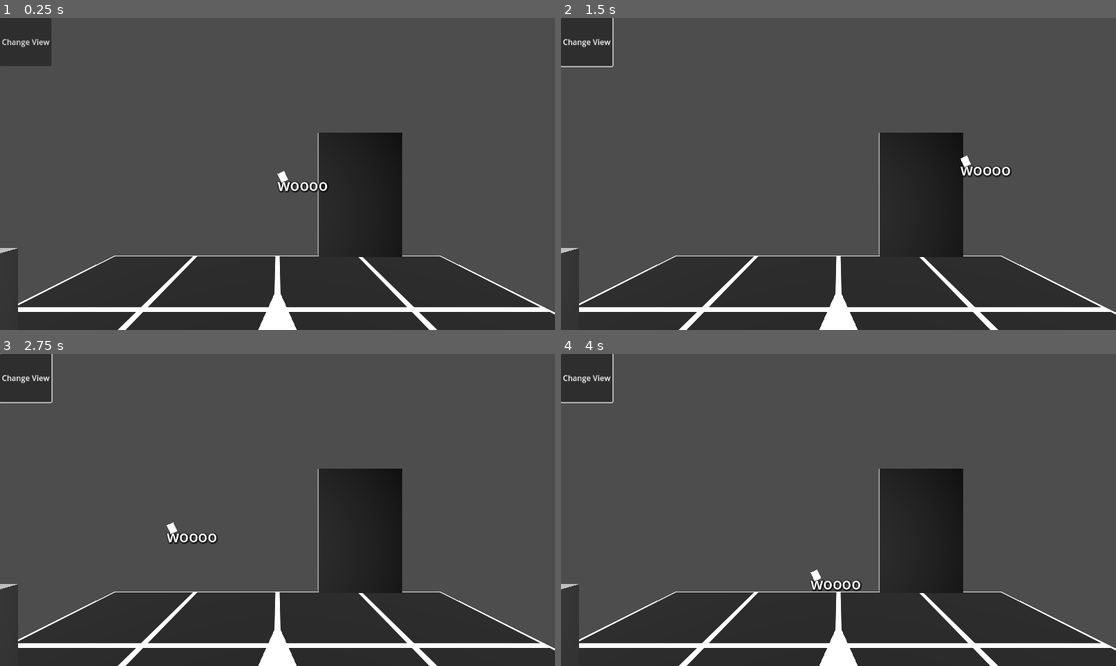
Above: before the commit, frames 1-4 (two rows, left to right).
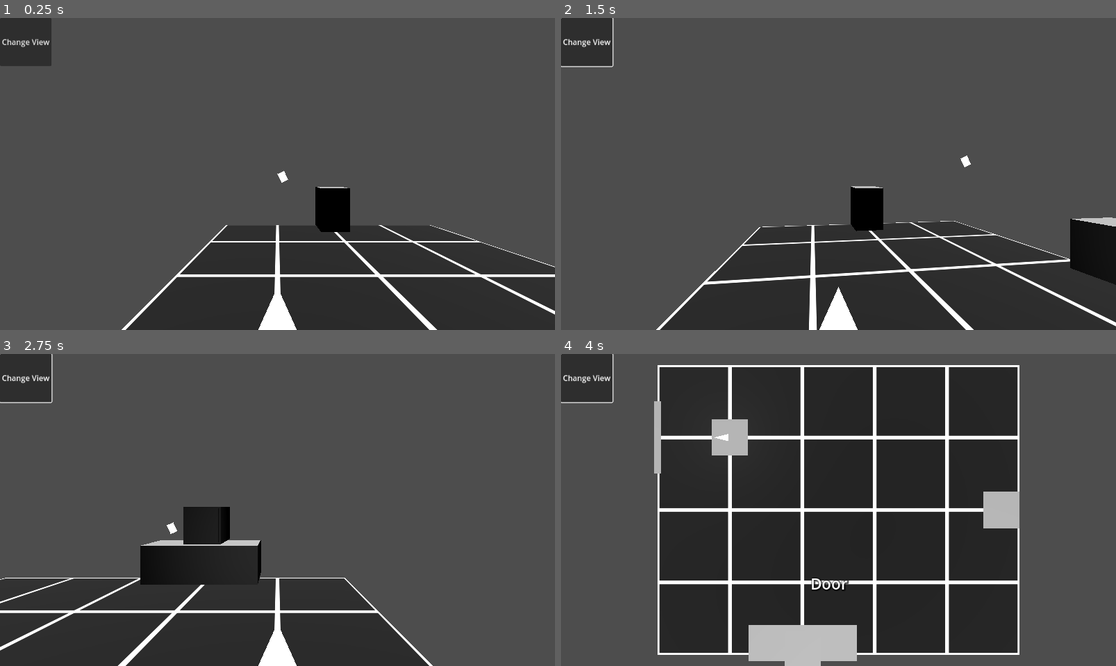
Above: after the commit, the same moments.

Repository: mabanana/pirate-jam-17
Game: Godot game, scene res://walking/main.tscn
Two runs of this game, one before a commit and one after it. Both use one fixed random seed, a clock stepped at 60 frames per second and the inputs below. The project has no main scene, so this scene is started directly.
Inputs (mouse positions are in pixels of both pictures, inside the frame that each line leads up to):
- Up to frame 1 (0.25 s): no input
- Up to frame 2 (1.5 s): click "Change View" at 0.5 s; tap Enter at 1.25 s; move the mouse to (960, 158) at 1.27 s; hold Right (ui_right) from 1.28 s (still down); click (960, 158) at 1.42 s
- Up to frame 3 (2.75 s): move the mouse to (166, 525) at 2.02 s; release Right (ui_right) at 2.03 s; hold Down (ui_down) from 2.03 s (still down)
- Up to frame 4 (4 s): tap Space at 2.75 s; move the mouse to (894, 441) at 2.77 s; release Down (ui_down) at 2.78 s; hold Right (ui_right) 2.78-3.53 s; move the mouse to (810, 572) at 3.52 s; hold Up (ui_up) from 3.53 s (still down); click (810, 572) at 3.67 s

The runs differ from the first frame. In frame 1, 17% of the frame differs, in the area x 0-100%, y 36-100%; in frame 2, 19%; in frame 3, 20%; in frame 4, 53%, in the area x 0-100%, y 3-100%.
Error before the commit: Parse Error: Identifier "Signals" not declared in the current scope. (res://walking/map.gd:10)

Commit message:
Update project.godot

Diff:
--- a/project.godot
+++ b/project.godot
@@ -14,6 +14,10 @@
 config/features=PackedStringArray("4.4", "GL Compatibility")
 config/icon="res://icon.svg"
 
+[autoload]
+
+Progress="*res://Globals/progression.gd"
+Signals="*res://Globals/signals.gd"
 [rendering]
 
 renderer/rendering_method="gl_compatibility"
